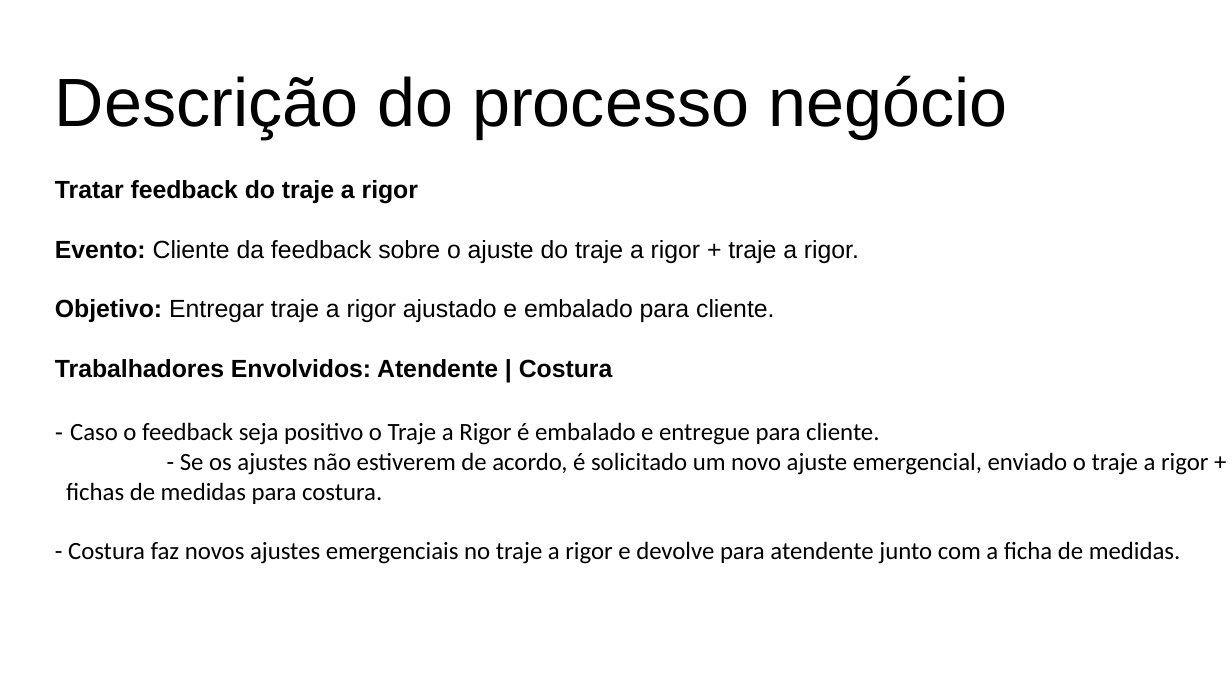
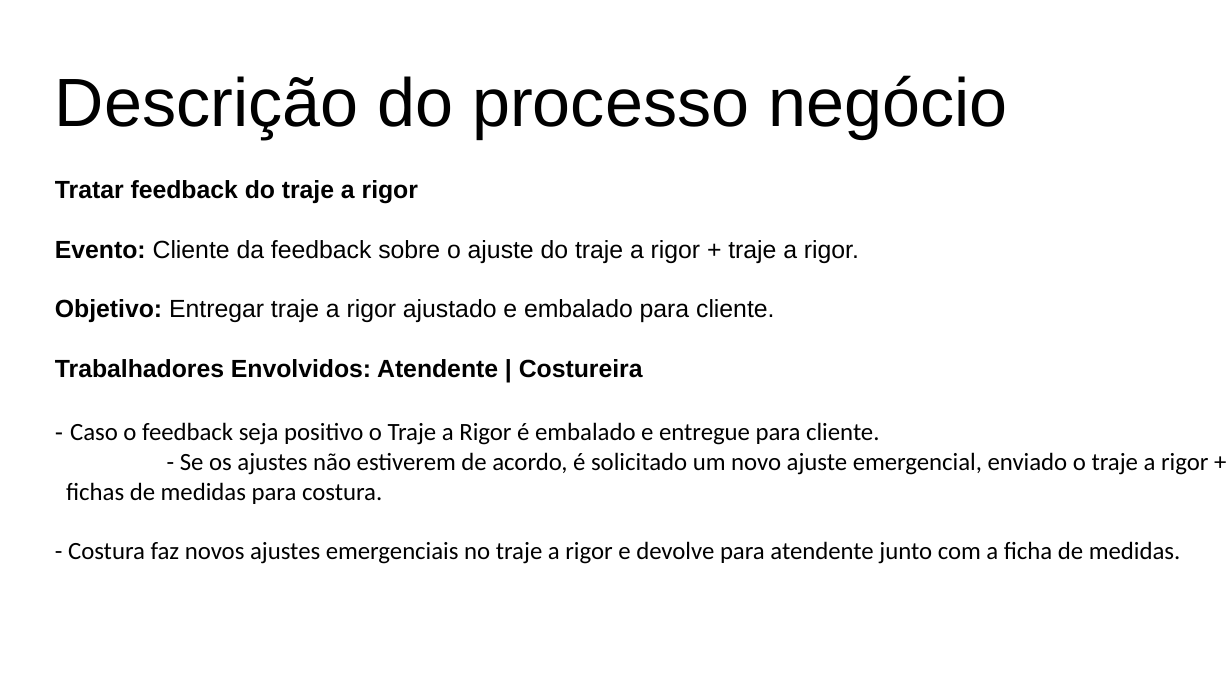
Before and after one commit to grupopenelopechavosa/OPE---Faculdade-Impacta, a slide deck: slide 5 of 18 - Descrição dos Processo de Negocio.pptx. Drawn at 1232x693 pixels with LibreOffice and Linux fonts; fonts in the diff are those of the drawing. Boxes give left, top, right and bottom in pixels: in the first picture for what was removed or moved away, otherwise in the second. Text is boxed around its words. In the diff, an @@ line names an element or a change of style, - is before the commit and + after.

```diff
--- a/18 - Descrição dos Processo de Negocio.pptx
+++ b/18 - Descrição dos Processo de Negocio.pptx
@@ text at bbox=[55, 359, 643, 378]: text changed @@
-Trabalhadores Envolvidos: Atendente | Costura
+Trabalhadores Envolvidos: Atendente | Costureira
```
Also in this commit, not shown: 4 other slides changed, 9 other files.
